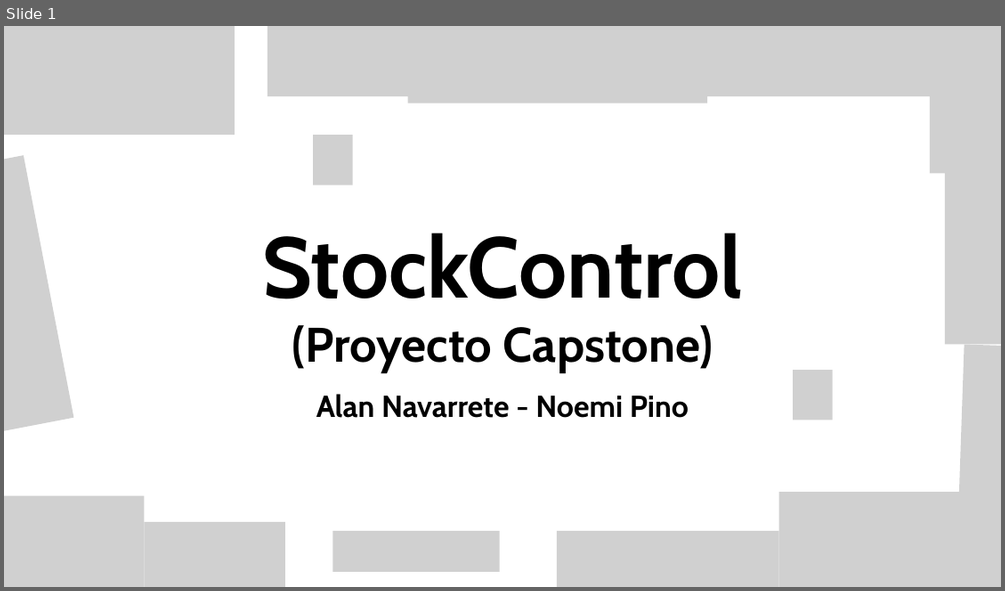
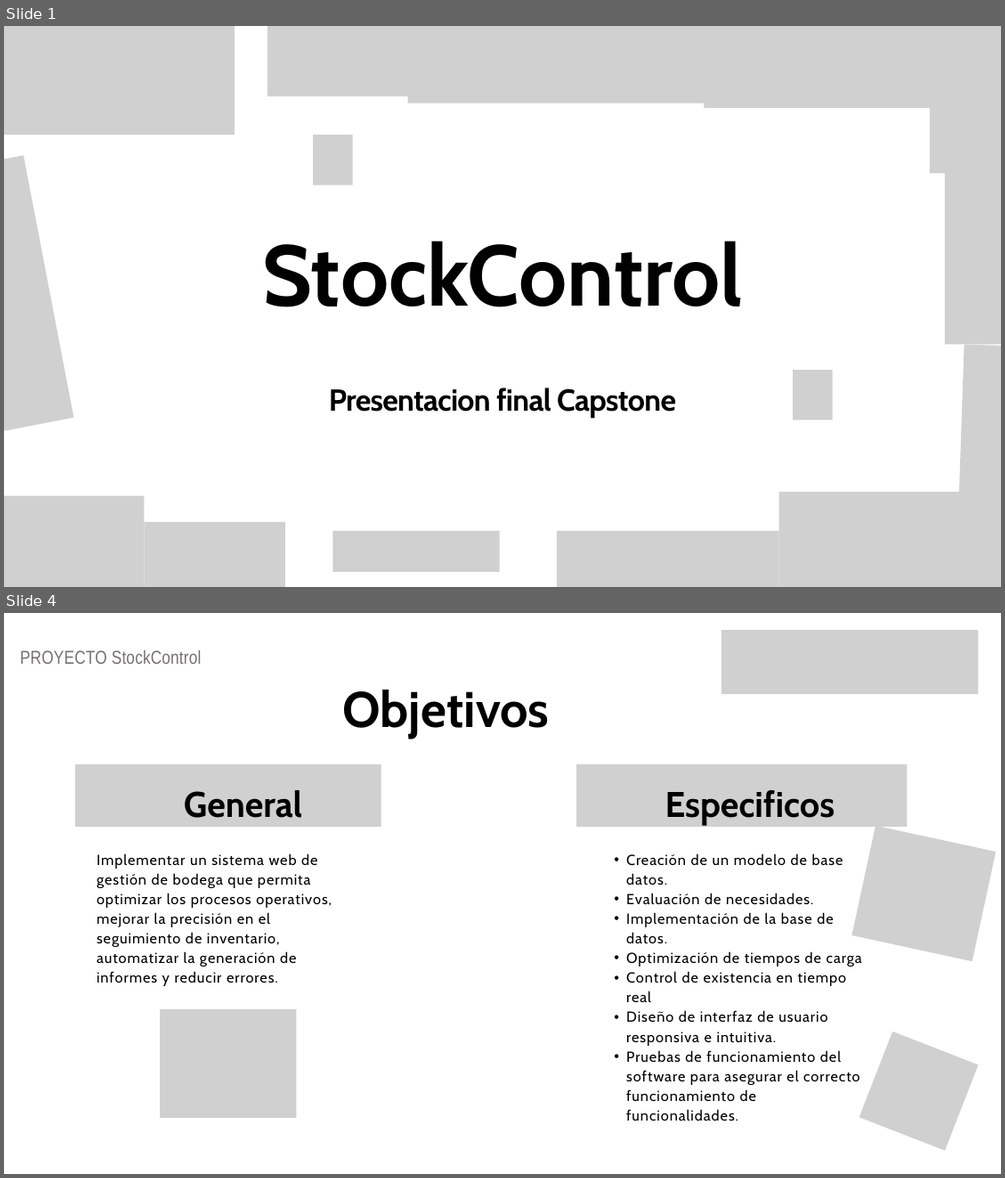
Before and after one commit to NovemiP/CP_PTY4614_4_EQP_4, a slide deck: Fase 2/Evidencias Proyecto/Presentacion Proyecto.pptx. Shown one above the other, each under a label of ours: slide 1 before the commit, slides 1 and 4 after it; the slides between them are not shown. The pictures are 1005x591 and 1005x1178 pixels, drawn with LibreOffice and Linux fonts; fonts in the diff are those of the drawing; grey boxes stand for pictures; background and template pictures are left out. Boxes give left, top, right and bottom in pixels: in the first picture for what was removed or moved away, otherwise in the second. Text is boxed around its words. In the diff, an @@ line names an element or a change of style, - is before the commit and + after.

```diff
--- a/Fase 2/Evidencias Proyecto/Presentacion Proyecto.pptx
+++ b/Fase 2/Evidencias Proyecto/Presentacion Proyecto.pptx
@@ slide 4 added at <box>4,613,1001,1174</box>, background picture (left out) @@
@@ picture added at <box>721,630,978,694</box> @@
@@ text added at <box>20,650,202,664</box>, 27 pt, text #767171 @@
+PROYECTO StockControl
@@ text added at <box>343,690,550,738</box>, 72.1 pt, text #000000, bold @@
+Objetivos
@@ picture added at <box>75,764,381,827</box> @@
@@ picture added at <box>576,764,907,827</box> @@
@@ text added at <box>184,790,302,818</box>, 51.4 pt, text #000000, bold @@
+General
@@ text added at <box>665,790,835,826</box>, 51.4 pt, text #000000, bold @@
+Especificos
@@ picture added at <box>852,826,995,961</box> @@
@@ text added at <box>97,853,332,986</box>, 21 pt, text #000000 @@
+Implementar un sistema web de gestión de bodega que permita optimizar los procesos operativos, mejorar la precisión en el seguimiento de inventario, automatizar la generación de informes y reducir errores.
@@ text added at <box>626,853,862,1120</box>, 21 pt, text #000000 @@
+  • Creación de un modelo de base datos.
+  • Evaluación de necesidades.
+  • Implementación de la base de datos.
+  • Optimización de tiempos de carga
+  • Control de existencia en tiempo real
+  • Diseño de interfaz de usuario responsiva e intuitiva.
+  • Pruebas de funcionamiento del software para asegurar el correcto funcionamiento de funcionalidades.
@@ picture added at <box>160,1009,297,1118</box> @@
@@ picture added at <box>859,1031,978,1150</box> @@
@@ slide 1 changed as well @@
@@ picture added at <box>704,44,961,108</box> @@
@@ text "StockControl": place and size @@
-text "StockControl" at <box>262,232,743,372</box>
+text "StockControl" at <box>262,240,743,307</box>
@@ text "StockControl" at <box>262,240,743,307</box>: line spacing 0.97 to 120.3pt @@
@@ text at <box>292,325,713,372</box>: paragraph removed @@
-(Proyecto Capstone)
@@ text at <box>329,387,676,418</box>: text changed @@
-Alan Navarrete - Noemi Pino
+Presentacion final Capstone
```
Also in this commit, not shown: 1 other slide changed, 11 other slides added, 13 slides removed.
